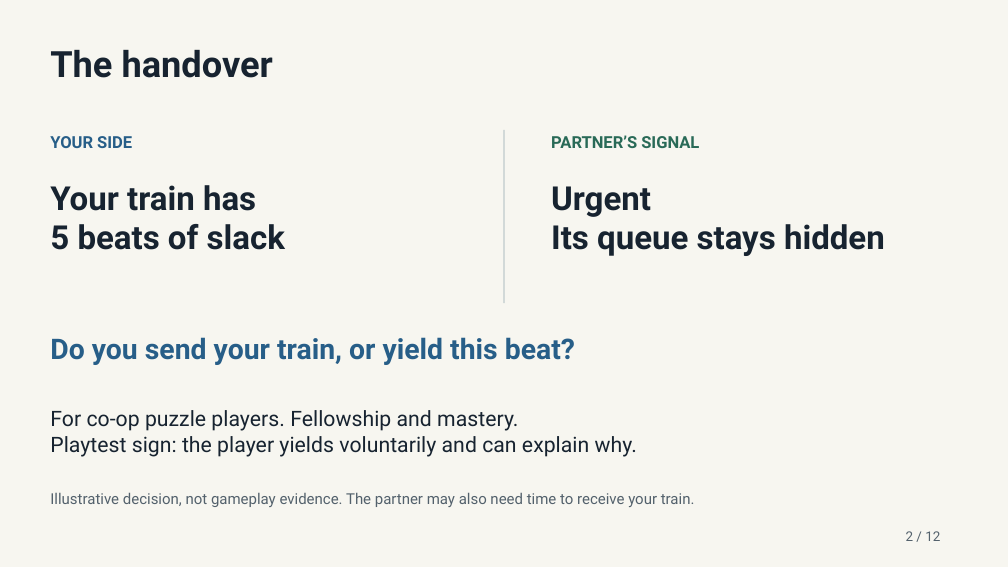
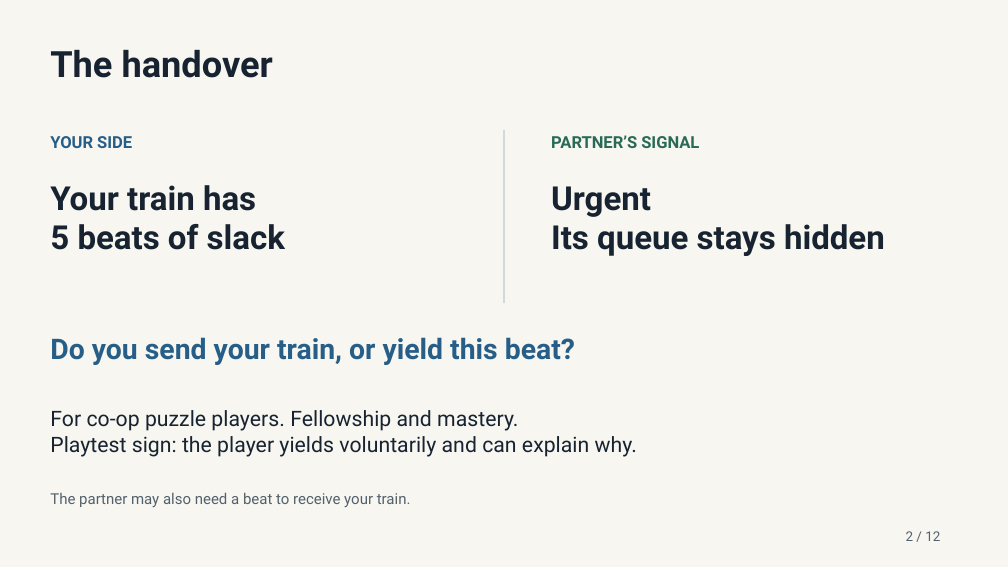
Before and after one commit to rohitr4547/semaphore, a slide deck: slide 2 of presentation/Semaphore-G1-Concept-Pitch.pptx. Drawn at 1008x567 pixels with LibreOffice and Linux fonts; fonts in the diff are those of the drawing. Boxes give left, top, right and bottom in pixels: in the first picture for what was removed or moved away, otherwise in the second. Text is boxed around its words. In the diff, an @@ line names an element or a change of style, - is before the commit and + after.

```diff
--- a/presentation/Semaphore-G1-Concept-Pitch.pptx
+++ b/presentation/Semaphore-G1-Concept-Pitch.pptx
@@ text at box(50, 492, 411, 507): text changed @@
-Illustrative decision, not gameplay evidence. The partner may also need time to receive your train.
+The partner may also need a beat to receive your train.
```
Also in this commit, not shown: 3 other slides changed, 2 other files.
